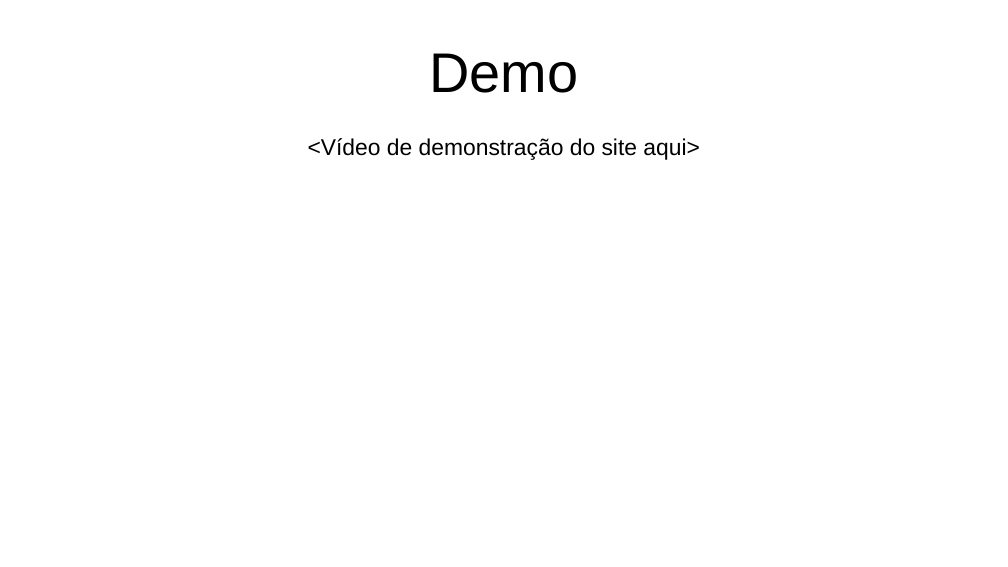
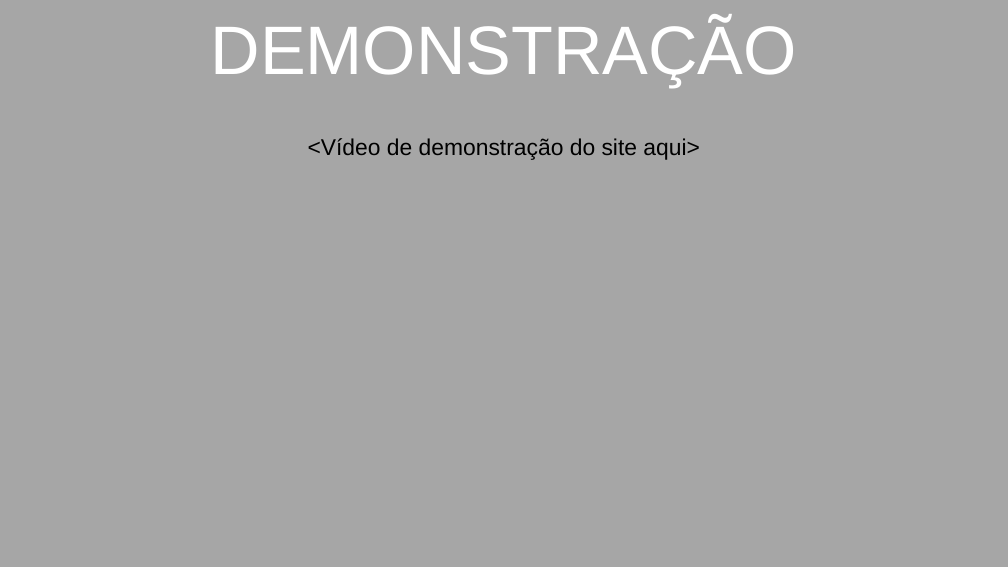
Before and after one commit to TR0NZ0D/Brazil-Career-Hub, a slide deck: slide 13 of Files/TCC - Final/Apresentacao_Final.pptx (slide 11 before the commit). Drawn at 1008x567 pixels with LibreOffice and Linux fonts; fonts in the diff are those of the drawing. Boxes give left, top, right and bottom in pixels: in the first picture for what was removed or moved away, otherwise in the second. Text is boxed around its words. In the diff, an @@ line names an element or a change of style, - is before the commit and + after.

```diff
--- a/Files/TCC - Final/Apresentacao_Final.pptx
+++ b/Files/TCC - Final/Apresentacao_Final.pptx
@@ background #FFFFFF to #A6A6A6 @@
@@ text added at (x1=211, y1=20, x2=797, y2=88), 54 pt, text #FFFFFF @@
+DEMONSTRAÇÃO
@@ title removed at (x1=429, y1=53, x2=578, y2=93) @@
-Demo
```
Also in this commit, not shown: 7 other slides changed, 5 slides added, 3 slides removed.
